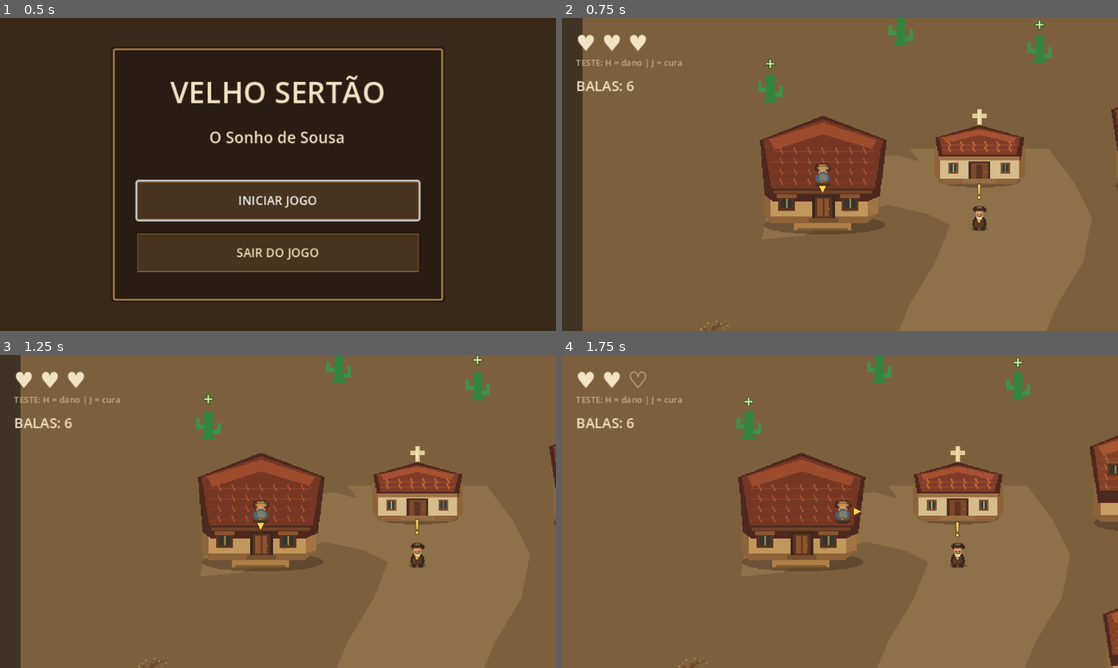
Above: before the commit, frames 1-4 (two rows, left to right).
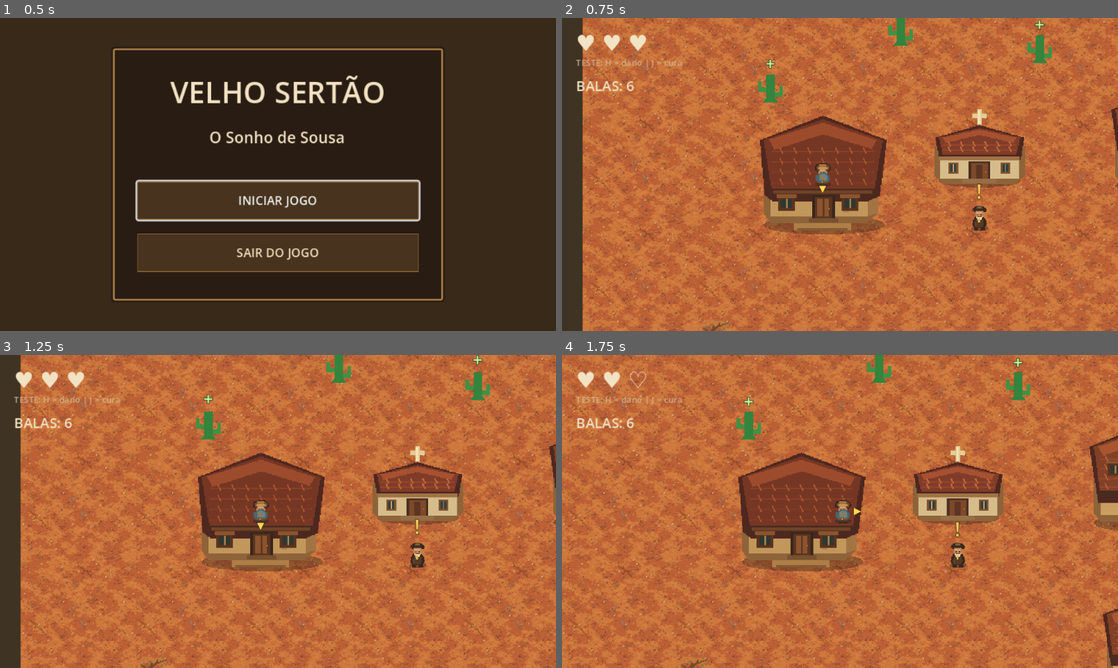
Above: after the commit, the same moments.

Repository: Inocencio-Ferraz/Velho-Sertao
Game: Godot game, scene res://scenes/menu/main_menu.tscn
The game is run twice, just before and just after one commit, with the same random seed, the same clock (stepped at 60 frames per second) and the same inputs.
Inputs (mouse positions are in pixels of both pictures, inside the frame that each line leads up to):
- Up to frame 1 (0.5 s): no input
- Up to frame 2 (0.75 s): click "INICIAR JOGO" at 0.5 s
- Up to frame 3 (1.25 s): no input
- Up to frame 4 (1.75 s): move the mouse to (962, 495) at 1.27 s; hold D (move_right) from 1.28 s (still down); hold H (test_damage) from 1.28 s (still down)

Frame 1 is identical in both runs. In frame 2, 85% of the frame differs, in the area x 3-100%, y 0-100%; in frame 3, 85%; in frame 4, 87%, in the area x 0-100%, y 0-100%.

Commit message:
Improve terrain visuals

Diff:
--- a/scenes/main/main.tscn
+++ b/scenes/main/main.tscn
@@ -35,6 +35,9 @@
 [ext_resource type="Texture2D" path="res://assets/art/environment/vegetation/tree_dry_small.png" id="33_tree_dry_small"]
 [ext_resource type="Texture2D" path="res://assets/art/environment/vegetation/tree_dry_medium.png" id="34_tree_dry_medium"]
 [ext_resource type="PackedScene" path="res://scenes/audio/audio_manager.tscn" id="35_audio_manager"]
+[ext_resource type="Texture2D" path="res://assets/art/environment/ground/ground_base_dry.png" id="36_ground_base"]
+[ext_resource type="Texture2D" path="res://assets/art/environment/ground/trail_earth_overlay.png" id="37_trail_overlay"]
+[ext_resource type="Texture2D" path="res://assets/art/environment/ground/ground_details_overlay.png" id="38_ground_details"]
 
 [sub_resource type="RectangleShape2D" id="Shape_wall_top"]
 size = Vector2(960, 24)
@@ -54,25 +57,60 @@
 [node name="StoryProgress" type="Node" parent="."]
 script = ExtResource("12_story_progress")
 
-[node name="Ground" type="Polygon2D" parent="."]
-color = Color(0.49, 0.38, 0.24, 1)
-polygon = PackedVector2Array(-2000, -2000, 2000, -2000, 2000, 2000, -2000, 2000)
+[node name="Ground" type="Node2D" parent="."]
+scale = Vector2(0.1, 0.1)
+z_index = -100
+
+[node name="GroundBaseTexture" type="TextureRect" parent="Ground"]
+offset_right = 9600.0
+offset_bottom = 30000.0
+texture_filter = 1
+texture_repeat = 1
+texture = ExtResource("36_ground_base")
+stretch_mode = 1
+mouse_filter = 2
+
+[node name="GroundDetailsTexture" type="TextureRect" parent="Ground"]
+offset_right = 9600.0
+offset_bottom = 30000.0
+modulate = Color(1, 1, 1, 0.38)
+texture_filter = 1
+texture_repeat = 1
+texture = ExtResource("38_ground_details")
+stretch_mode = 1
+mouse_filter = 2
 
 [node name="SandyTrail" type="Polygon2D" parent="."]
-color = Color(0.56, 0.44, 0.29, 1)
+color = Color(1, 1, 1, 1)
 polygon = PackedVector2Array(360, 730, 400, 800, 380, 880, 415, 960, 390, 1050, 425, 1140, 390, 1230, 420, 1320, 385, 1 …(209 unchanged characters)…
+texture = ExtResource("37_trail_overlay")
+texture_filter = 1
+texture_repeat = 1
+uv = PackedVector2Array(5.8214, 0.5, 6.3796, 0.5, 7.0175, 0.5, 7.6555, 0.5, 8.3732, 0.5, 9.0909, 0.5, 9.8086, 0.5, 10.5263, 0.5, 11.244, 0.5, 11.9617, 0.5, 12.6794, 0.5, 13.3971, 0.5, 14.1946, 0.5, 14.9123, 0.5, 14.9123, 0.5, 14.1946, 0.5, 13.3971, 0.5, 12.6794, 0.5, 11.9617, 0.5, 11.244, 0.5, 10.5263, 0.5, 9.8086, 0.5, 9.0909, 0.5, 8.3732, 0.5, 7.6555, 0.5, 7.0175, 0.5, 6.3796, 0.5, 5.8214, 0.5)
 
 [node name="SandyTrailToChurch" type="Polygon2D" parent="."]
-color = Color(0.56, 0.44, 0.29, 1)
+color = Color(1, 1, 1, 1)
 polygon = PackedVector2Array(400, 430, 430, 470, 450, 510, 430, 560, 400, 610, 375, 670, 360, 730, 520, 730, 545, 670, 570, 610, 600, 560, 610, 510, 590, 470, 560, 430)
+texture = ExtResource("37_trail_overlay")
+texture_filter = 1
+texture_repeat = 1
+uv = PackedVector2Array(3.429, 0.5, 3.748, 0.5, 4.067, 0.5, 4.4657, 0.5, 4.8644, 0.5, 5.3429, 0.5, 5.8214, 0.5, 5.8214, 0.5, 5.3429, 0.5, 4.8644, 0.5, 4.4657, 0.5, 4.067, 0.5, 3.748, 0.5, 3.429, 0.5)
 
 [node name="SandyTrailVillage" type="Polygon2D" parent="."]
-color = Color(0.56, 0.44, 0.29, 1)
+color = Color(1, 1, 1, 1)
 polygon = PackedVector2Array(240, 485, 285, 455, 335, 440, 385, 438, 430, 450, 465, 475, 500, 500, 495, 540, 460, 525, 420, 505, 375, 495, 330, 505, 280, 530, 230, 535)
+texture = ExtResource("37_trail_overlay")
+texture_filter = 1
+texture_repeat = 1
+uv = PackedVector2Array(1.9139, 0.5, 2.2727, 0.5, 2.6715, 0.5, 3.0702, 0.5, 3.429, 0.5, 3.7081, 0.5, 3.9872, 0.5, 3.9474, 0.5, 3.6683, 0.5, 3.3493, 0.5, 2.9904, 0.5, 2.6316, 0.5, 2.2329, 0.5, 1.8341, 0.5)
 
 [node name="SandyTrailFinal" type="Polygon2D" parent="."]
-color = Color(0.56, 0.44, 0.29, 1)
+color = Color(1, 1, 1, 1)
 polygon = PackedVector2Array(410, 1870, 390, 1950, 420, 2030, 390, 2110, 425, 2190, 395, 2270, 430, 2350, 405, 2430, 430, 2510, 555, 2510, 535, 2430, 560, 2350, 535, 2270, 565, 2190, 535, 2110, 565, 2030, 535, 1950, 555, 1870)
+texture = ExtResource("37_trail_overlay")
+texture_filter = 1
+texture_repeat = 1
+uv = PackedVector2Array(14.9123, 0.5, 15.5502, 0.5, 16.1882, 0.5, 16.8262, 0.5, 17.4641, 0.5, 18.1021, 0.5, 18.74, 0.5, 19.378, 0.5, 20.0159, 0.5, 20.0159, 0.5, 19.378, 0.5, 18.74, 0.5, 18.1021, 0.5, 17.4641, 0.5, 16.8262, 0.5, 16.1882, 0.5, 15.5502, 0.5, 14.9123, 0.5)
 
 [node name="EnvironmentDecoration" type="Node2D" parent="."]
 
--- /dev/null
+++ b/scenes/test_art/ground_assets_test.tscn
@@ -0,0 +1,111 @@
+[gd_scene load_steps=5 format=3]
+
+[ext_resource type="Texture2D" path="res://assets/art/environment/ground/ground_base_dry.png" id="1_ground"]
+[ext_resource type="Texture2D" path="res://assets/art/environment/ground/trail_earth_overlay.png" id="2_trail"]
+[ext_resource type="Texture2D" path="res://assets/art/environment/ground/ground_details_overlay.png" id="3_details"]
+[ext_resource type="Texture2D" path="res://assets/art/characters/joao_grilo.png" id="4_joao"]
+
+[node name="GroundAssetsTest" type="Node2D"]
+
+[node name="Background" type="Polygon2D" parent="."]
+color = Color(0.32, 0.25, 0.18, 1)
+polygon = PackedVector2Array(0, 0, 640, 0, 640, 360, 0, 360)
+
+[node name="Title" type="Label" parent="."]
+offset_left = 8.0
+offset_top = 8.0
+offset_right = 632.0
+offset_bottom = 30.0
+theme_override_colors/font_color = Color(0.98, 0.9, 0.74, 1)
+theme_override_colors/font_outline_color = Color(0.16, 0.11, 0.07, 1)
+theme_override_constants/outline_size = 3
+theme_override_font_sizes/font_size = 14
+text = "TERRENO DO SERTÃO — ESTUDO VISUAL"
+horizontal_alignment = 1
+
+[node name="BaseSample" type="Sprite2D" parent="."]
+position = Vector2(120, 174)
+scale = Vector2(0.12, 0.12)
+texture_filter = 1
+texture = ExtResource("1_ground")
+
+[node name="PathBase" type="Sprite2D" parent="."]
+position = Vector2(320, 174)
+scale = Vector2(0.12, 0.12)
+texture_filter = 1
+texture = ExtResource("1_ground")
+
+[node name="PathOverlay" type="Sprite2D" parent="."]
+position = Vector2(320, 174)
+z_index = 1
+scale = Vector2(0.12, 0.12)
+texture_filter = 1
+texture = ExtResource("2_trail")
+
+[node name="JoaoScaleMarker" type="Sprite2D" parent="."]
+position = Vector2(320, 224)
+z_index = 2
+texture_filter = 1
+texture = ExtResource("4_joao")
+centered = true
+
+[node name="DetailsBase" type="Sprite2D" parent="."]
+position = Vector2(520, 174)
+scale = Vector2(0.12, 0.12)
+texture_filter = 1
+texture = ExtResource("1_ground")
+
+[node name="DetailsOverlay" type="Sprite2D" parent="."]
+position = Vector2(520, 174)
+z_index = 1
+scale = Vector2(0.12, 0.12)
+texture_filter = 1
+texture = ExtResource("3_details")
+
+[node name="BaseLabel" type="Label" parent="."]
+offset_left = 20.0
+offset_top = 264.0
+offset_right = 220.0
+offset_bottom = 286.0
+theme_override_colors/font_color = Color(0.98, 0.9, 0.74, 1)
+theme_override_colors/font_outline_color = Color(0.16, 0.11, 0.07, 1)
+theme_override_constants/outline_size = 3
+theme_override_font_sizes/font_size = 11
+text = "CHÃO BASE"
+horizontal_alignment = 1
+
+[node name="PathLabel" type="Label" parent="."]
+offset_left = 220.0
+offset_top = 264.0
+offset_right = 420.0
+offset_bottom = 286.0
+theme_override_colors/font_color = Color(0.98, 0.9, 0.74, 1)
+theme_override_colors/font_outline_color = Color(0.16, 0.11, 0.07, 1)
+theme_override_constants/outline_size = 3
+theme_override_font_sizes/font_size = 11
+text = "CAMINHO + TRANSIÇÃO"
+horizontal_alignment = 1
+
+[node name="DetailsLabel" type="Label" parent="."]
+offset_left = 420.0
+offset_top = 264.0
+offset_right = 620.0
+offset_bottom = 286.0
+theme_override_colors/font_color = Color(0.98, 0.9, 0.74, 1)
+theme_override_colors/font_outline_color = Color(0.16, 0.11, 0.07, 1)
+theme_override_constants/outline_size = 3
+theme_override_font_sizes/font_size = 11
+text = "DETALHES SOBRE O SOLO"
+horizontal_alignment = 1
+
+[node name="ScaleNote" type="Label" parent="."]
+offset_left = 220.0
+offset_top = 286.0
+offset_right = 420.0
+offset_bottom = 306.0
+theme_override_colors/font_color = Color(0.98, 0.9, 0.74, 1)
+theme_override_colors/font_outline_color = Color(0.16, 0.11, 0.07, 1)
+theme_override_constants/outline_size = 3
+theme_override_font_sizes/font_size = 9
+text = "João: 24 × 28 px"
+horizontal_alignment = 1
--- /dev/null
+++ b/scenes/vfx/melee_impact.tscn
@@ -0,0 +1,15 @@
+[gd_scene load_steps=2 format=3]
+
+[ext_resource type="Script" path="res://scripts/vfx/melee_impact.gd" id="1_script"]
+
+[node name="MeleeImpact" type="Node2D"]
+z_index = 10
+script = ExtResource("1_script")
+
+[node name="Flash" type="Polygon2D" parent="."]
+color = Color(1, 0.78, 0.36, 1)
+polygon = PackedVector2Array(0, -8, 2, -4, 6, -6, 4, -2, 8, 0, 4, 2, 6, 6, 2, 4, 0, 8, -2, 4, -6, 6, -4, 2, -8, 0, -4, -2, -6, -6, -2, -4)
+
+[node name="Core" type="Polygon2D" parent="."]
+color = Color(1, 0.96, 0.72, 1)
+polygon = PackedVector2Array(0, -3, 2, 0, 0, 3, -2, 0)
--- a/scripts/enemies/cangaceiro_hurtbox.gd
+++ b/scripts/enemies/cangaceiro_hurtbox.gd
@@ -1,6 +1,12 @@
 extends Area2D
+
+const MELEE_IMPACT_SCENE: PackedScene = preload("res://scenes/vfx/melee_impact.tscn")
 
 func take_damage(amount: int) -> void:
 	var enemy := get_parent()
-	if enemy.has_method("take_damage"):
-		enemy.call("take_damage", amount)
+	if amount <= 0 or bool(enemy.get("is_dead")) or not enemy.has_method("take_damage"):
+		return
+
+	enemy.call("take_damage", amount)
+	var impact := MELEE_IMPACT_SCENE.instantiate() as Node2D
+	enemy.add_child(impact)
--- /dev/null
+++ b/scripts/vfx/melee_impact.gd
@@ -0,0 +1,11 @@
+extends Node2D
+
+@export var duration: float = 0.12
+@export var end_scale: float = 1.18
+
+func _ready() -> void:
+	var tween := create_tween().set_parallel(true)
+	tween.tween_property(self, "scale", Vector2.ONE * end_scale, duration).from(Vector2(0.65, 0.65))
+	tween.tween_property(self, "rotation", 0.22, duration).from(-0.18)
+	tween.tween_property(self, "modulate:a", 0.0, duration)
+	tween.finished.connect(queue_free)
Binary file added: assets/art/environment/ground/ground_base_dry.png
Not shown, added: assets/art/environment/ground/ground_base_dry.png.import
Binary file added: assets/art/environment/ground/ground_details_overlay.png
Not shown, added: assets/art/environment/ground/ground_details_overlay.png.import
Binary file added: assets/art/environment/ground/trail_earth_overlay.png
Not shown, added: assets/art/environment/ground/trail_earth_overlay.png.import
Not shown: 1 places in scenes/main/main.tscn that only renumber resources
Not shown, added: scripts/vfx/melee_impact.gd.uid
